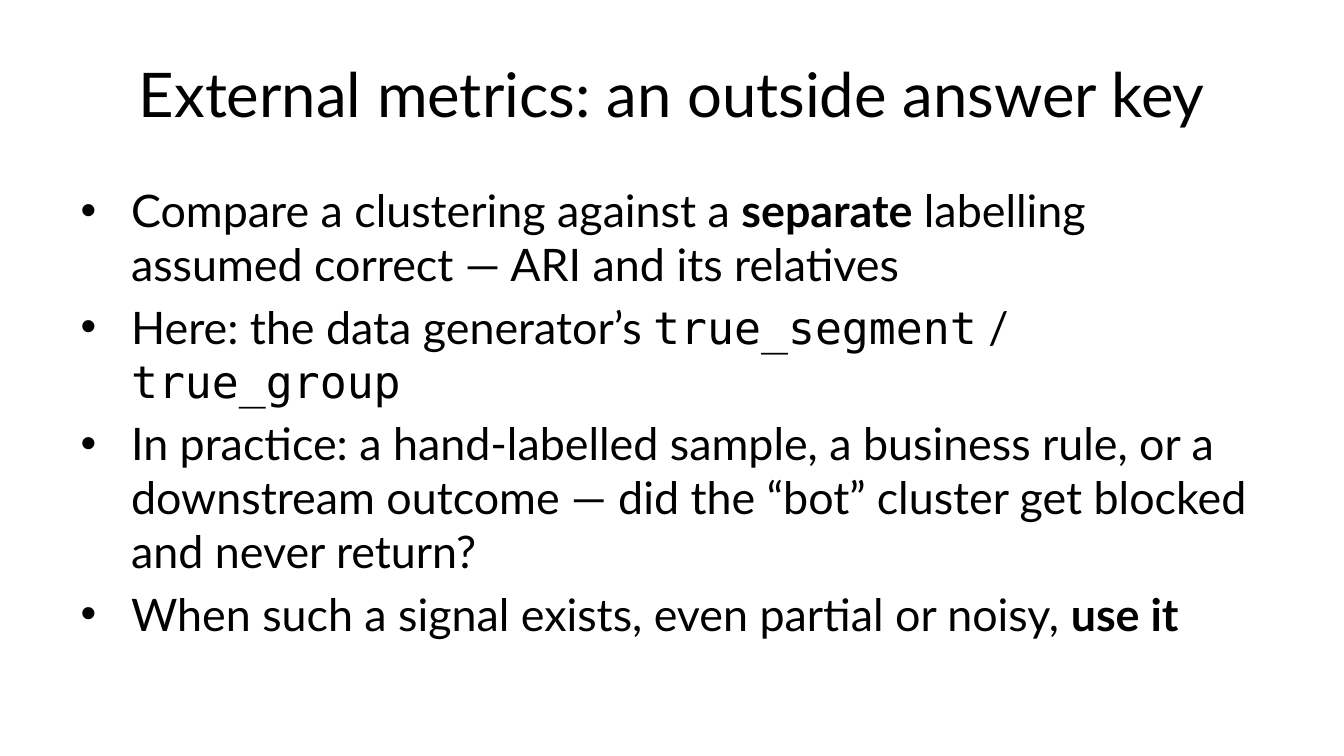
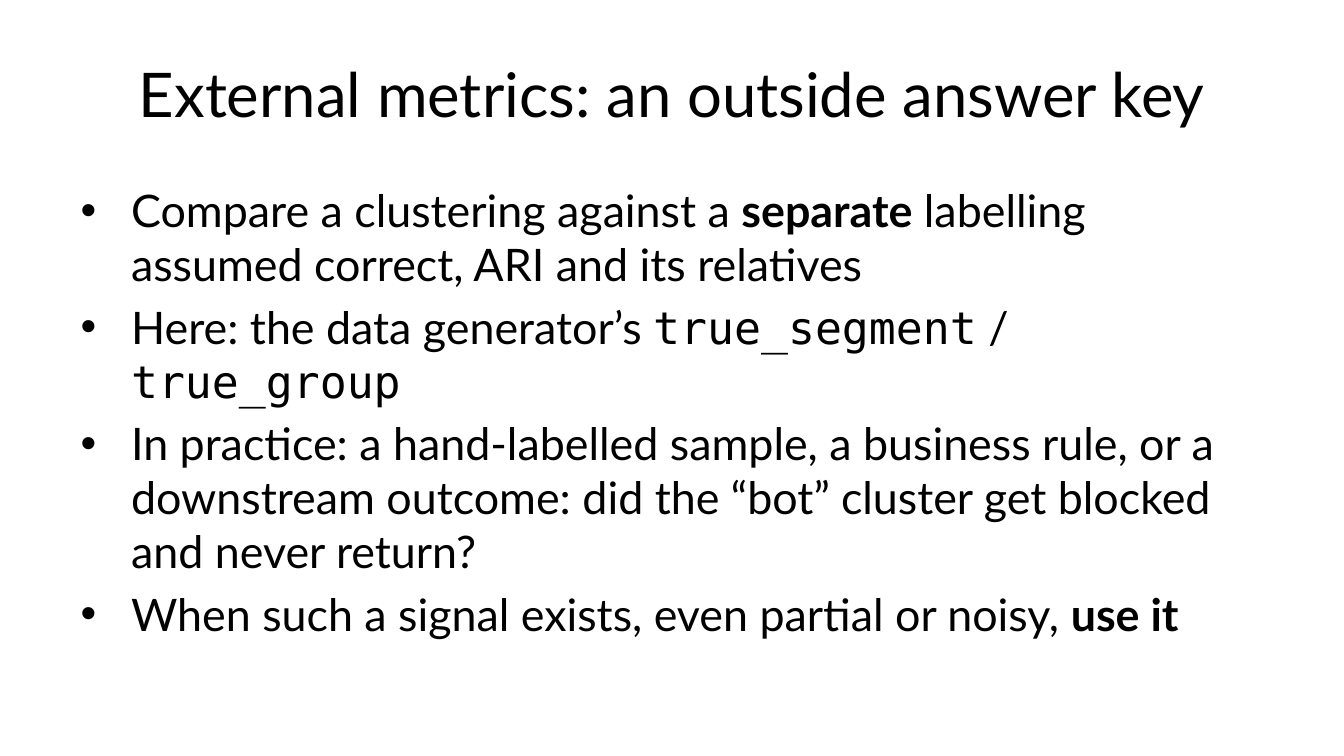
Before and after one commit to fabioantonini/technologies-for-artificial-intelligence, a slide deck: slide 44 of Lessons/08_unsupervised_learning/Slides/unsupervised_learning_slides.pptx. Drawn at 1344x756 pixels with LibreOffice and Linux fonts; fonts in the diff are those of the drawing; background and template pictures are left out. Boxes give left, top, right and bottom in pixels: in the first picture for what was removed or moved away, otherwise in the second. Text is boxed around its words. In the diff, an @@ line names an element or a change of style, - is before the commit and + after.

```diff
--- a/Lessons/08_unsupervised_learning/Slides/unsupervised_learning_slides.pptx
+++ b/Lessons/08_unsupervised_learning/Slides/unsupervised_learning_slides.pptx
@@ text at [131, 194, 1086, 287]: text changed @@
-• Compare a clustering against a separate labelling assumed correct — ARI and its relatives
+• Compare a clustering against a separate labelling assumed correct, ARI and its relatives
@@ text at [131, 427, 1214, 569]: text changed @@
-• In practice: a hand-labelled sample, a business rule, or a downstream outcome — did the “bot” cluster get blocked and never return?
+• In practice: a hand-labelled sample, a business rule, or a downstream outcome: did the “bot” cluster get blocked and never return?
```
Also in this commit, not shown: 33 other slides changed, 27 other files.
